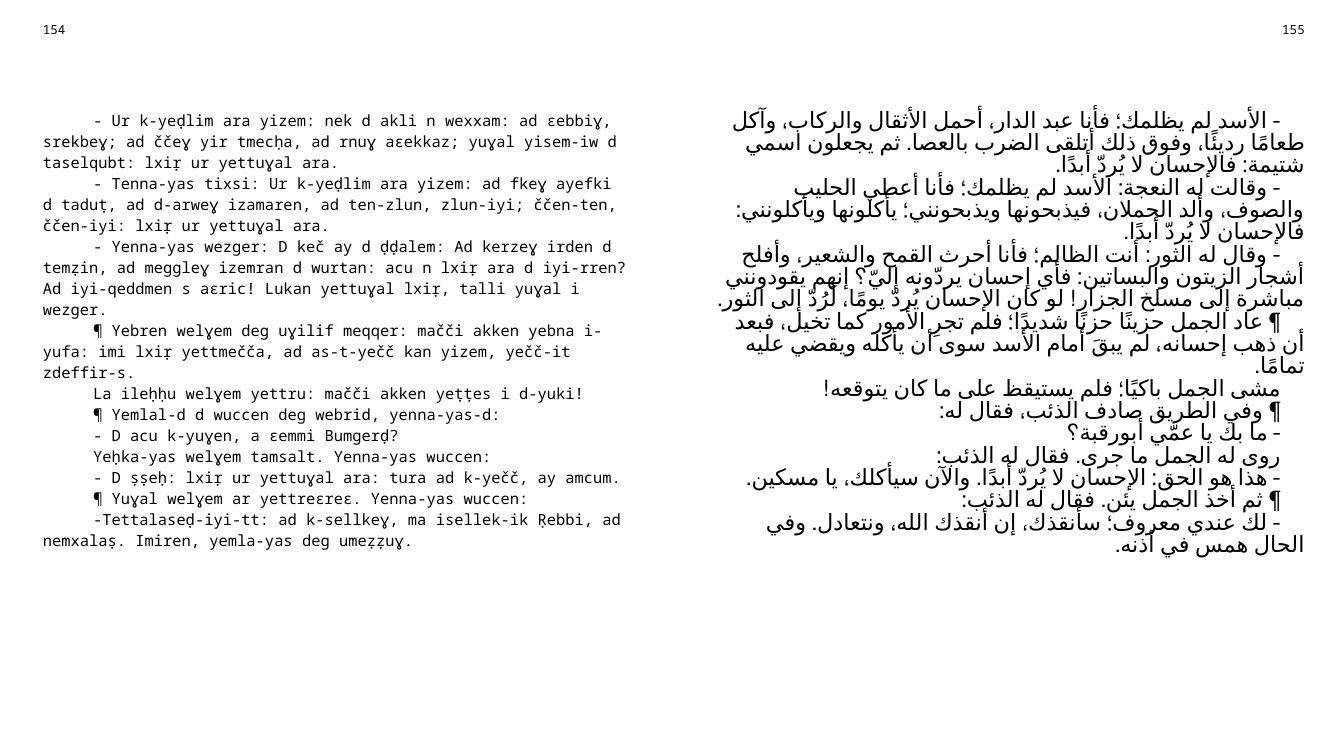
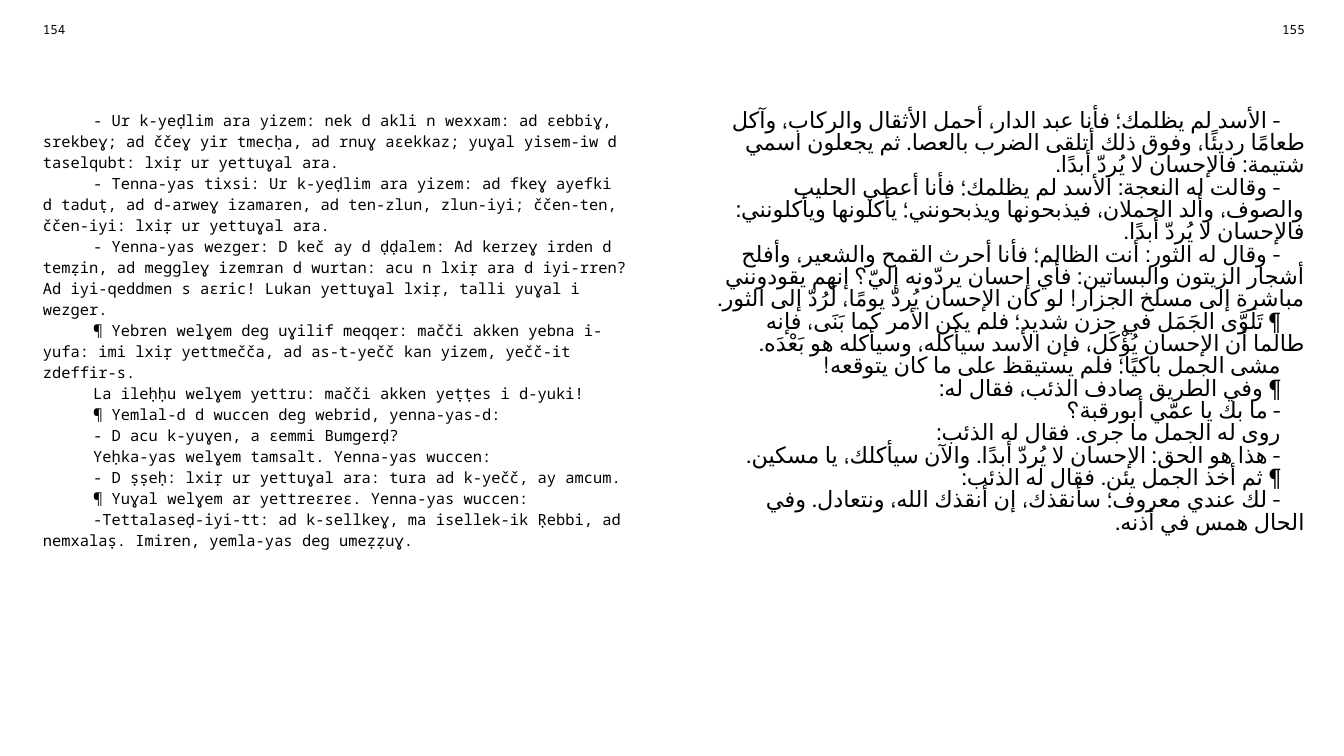
Before and after one commit to sferhah/tamacahut_n_wuccen, a slide deck: slide 73 of Uccen.ConsoleApp/uccen.arb.pptx. Drawn at 1344x756 pixels with LibreOffice and Linux fonts; fonts in the diff are those of the drawing. Boxes give left, top, right and bottom in pixels: in the first picture for what was removed or moved away, otherwise in the second. Text is boxed around its words. In the diff, an @@ line names an element or a change of style, - is before the commit and + after.

```diff
--- a/Uccen.ConsoleApp/uccen.arb.pptx
+++ b/Uccen.ConsoleApp/uccen.arb.pptx
@@ table at [32,16,1315,729] @@
-row 3, column 3: ‑ الأسد لم يظلمك؛ فأنا عبد الدار، أحمل الأثقال والركاب، وآكل طعامًا رديئًا، وفوق ذلك أتلقى الضرب بالعصا. ثم يجعلون اسمي شتيمة: فالإحسان لا يُردّ أبدًا. / ‑ وقالت له النعجة: الأسد لم يظلمك؛ فأنا أعطي الحليب والصوف، وألد الحملان، فيذبحونها ويذبحونني؛ يأكلونها ويأكلونني: فالإحسان لا يُردّ أبدًا. / ‑ وقال له الثور: أنت الظالم؛ فأنا أحرث القمح والشعير، وأفلح أشجار الزيتون والبساتين: فأي إحسان يردّونه إليّ؟ إنهم يقودونني مباشرة إلى مسلخ الجزار! لو كان الإحسان يُردّ يومًا، لَرُدّ إلى الثور. / ¶ عاد الجمل حزينًا حزنًا شديدًا؛ فلم تجرِ الأمور كما تخيل، فبعد أن ذهب إحسانه، لم يبقَ أمام الأسد سوى أن يأكله ويقضي عليه تمامًا. / مشى الجمل باكيًا؛ فلم يستيقظ على ما كان يتوقعه! / ¶ وفي الطريق صادف الذئب، فقال له: / ‑ ما بك يا عمّي أبورقبة؟ / روى له الجمل ما جرى. فقال له الذئب: / ‑ هذا هو الحق: الإحسان لا يُردّ أبدًا. والآن سيأكلك، يا مسكين. / ¶ ثم أخذ الجمل يئن. فقال له الذئب: / ‑ لك عندي معروف؛ سأنقذك، إن أنقذك الله، ونتعادل. وفي الحال همس في أذنه.
+row 3, column 3: ‑ الأسد لم يظلمك؛ فأنا عبد الدار، أحمل الأثقال والركاب، وآكل طعامًا رديئًا، وفوق ذلك أتلقى الضرب بالعصا. ثم يجعلون اسمي شتيمة: فالإحسان لا يُردّ أبدًا. / ‑ وقالت له النعجة: الأسد لم يظلمك؛ فأنا أعطي الحليب والصوف، وألد الحملان، فيذبحونها ويذبحونني؛ يأكلونها ويأكلونني: فالإحسان لا يُردّ أبدًا. / ‑ وقال له الثور: أنت الظالم؛ فأنا أحرث القمح والشعير، وأفلح أشجار الزيتون والبساتين: فأي إحسان يردّونه إليّ؟ إنهم يقودونني مباشرة إلى مسلخ الجزار! لو كان الإحسان يُردّ يومًا، لَرُدّ إلى الثور. / ¶ تَلَوَّى الجَمَل في حزن شديد؛ فلم يكن الأمر كما بَنَى، فإنه طالما أن الإحسان يُؤْكَل، فإن الأسد سيأكله، وسيأكله هو بَعْدَه. / مشى الجمل باكيًا؛ فلم يستيقظ على ما كان يتوقعه! / ¶ وفي الطريق صادف الذئب، فقال له: / ‑ ما بك يا عمّي أبورقبة؟ / روى له الجمل ما جرى. فقال له الذئب: / ‑ هذا هو الحق: الإحسان لا يُردّ أبدًا. والآن سيأكلك، يا مسكين. / ¶ ثم أخذ الجمل يئن. فقال له الذئب: / ‑ لك عندي معروف؛ سأنقذك، إن أنقذك الله، ونتعادل. وفي الحال همس في أذنه.
```
Also in this commit, not shown: 2 other slides changed, 3 other files.
